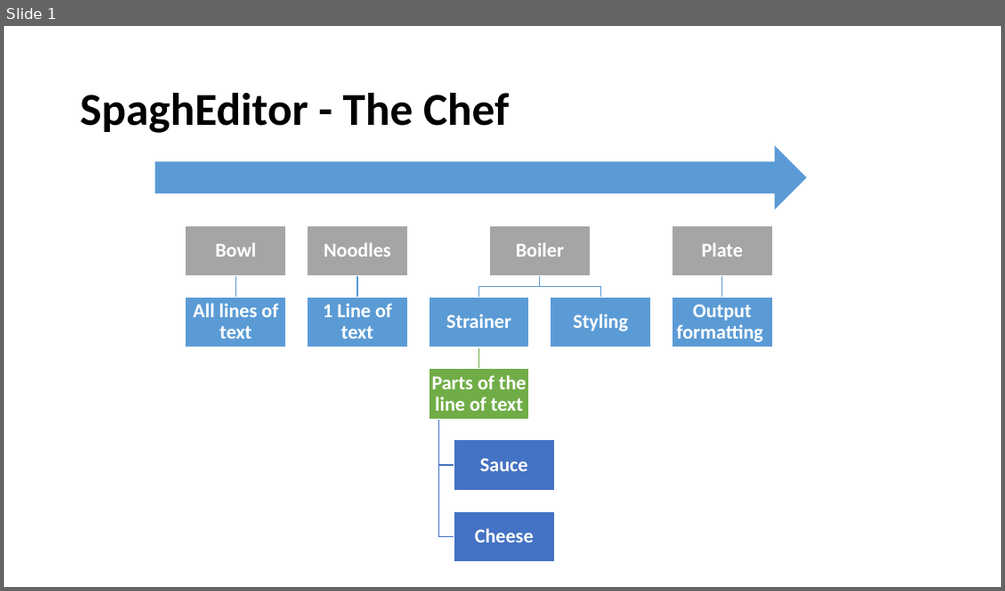
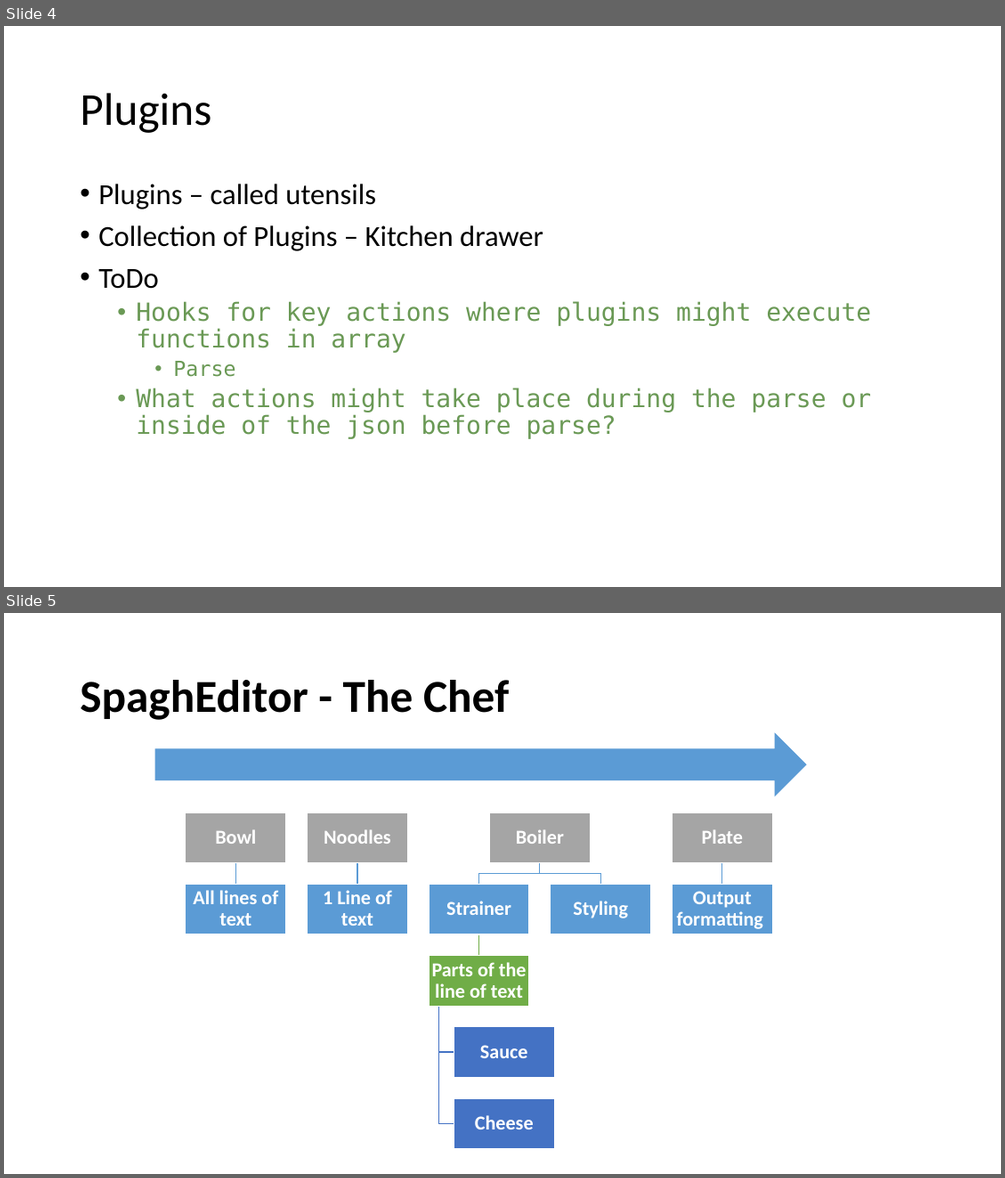
Before and after one commit to ctrachte/SpaghEditor, a slide deck: Process.pptx. Shown one above the other, each under a label of ours: slide 1 before the commit, slides 4 and 5 after it. The pictures are 1005x591 and 1005x1178 pixels, drawn with LibreOffice and Linux fonts; fonts in the diff are those of the drawing. Boxes give left, top, right and bottom in pixels: in the first picture for what was removed or moved away, otherwise in the second. Text is boxed around its words. In the diff, an @@ line names an element or a change of style, - is before the commit and + after.

Commit message:
WIP
Parse HTML class structure
Debugging
Documentation

```diff
--- a/Process.pptx
+++ b/Process.pptx
@@ slide 4 added at [4, 26, 1001, 587], background #FFFFFF @@
@@ title added at [80, 93, 211, 133], 44 pt, text #000000 @@
+Plugins
@@ text added at [98, 184, 872, 439], 24 pt, text #6A9955 @@
+• Plugins – called utensils
+• Collection of Plugins – Kitchen drawer
+• ToDo
+  • Hooks for key actions where plugins might execute functions in array
+    • Parse
+  • What actions might take place during the parse or inside of the json before parse?
@@ what was slide 1 is now slide 5 @@
```
Also in this commit, not shown: 3 other slides added, 4 other files.
